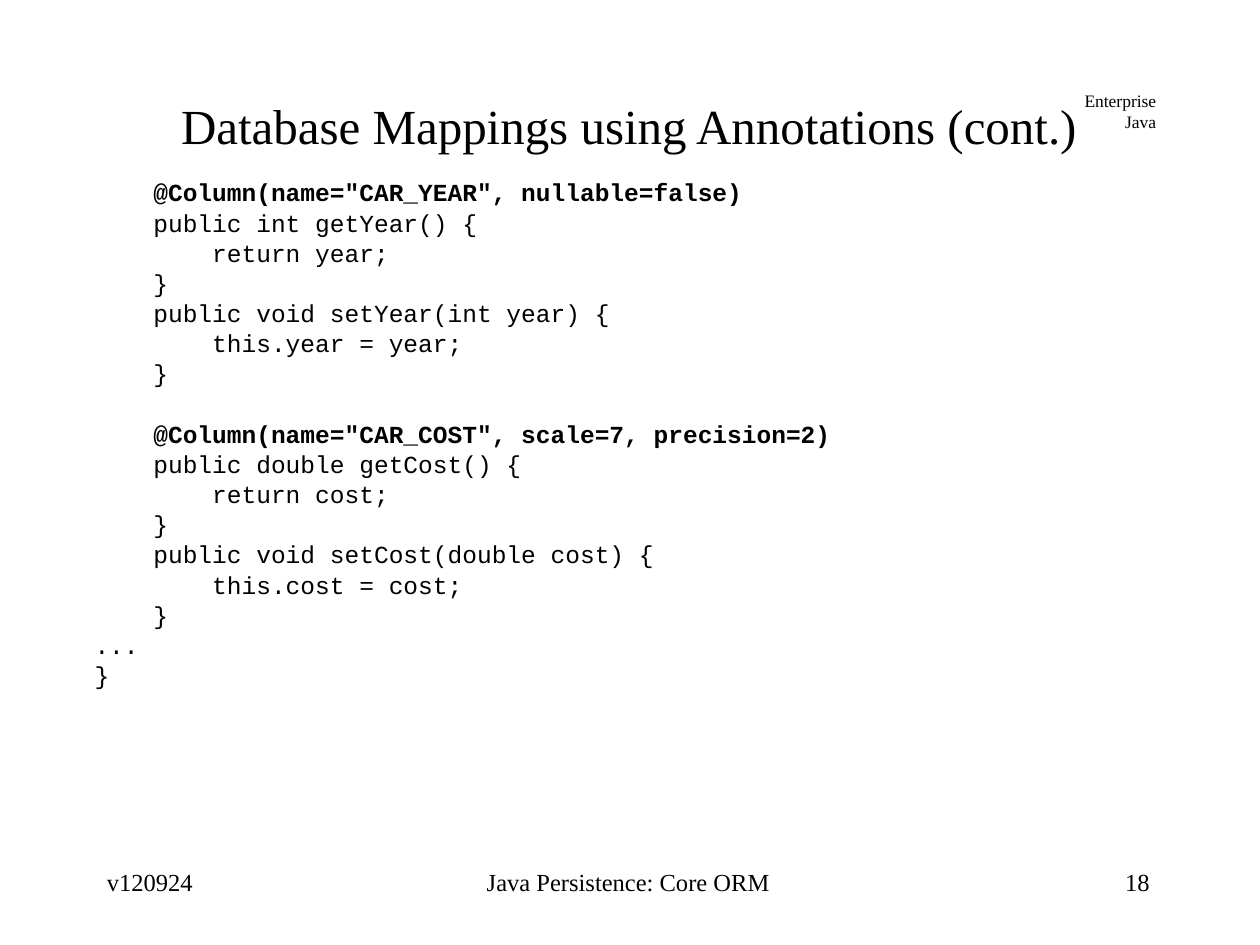
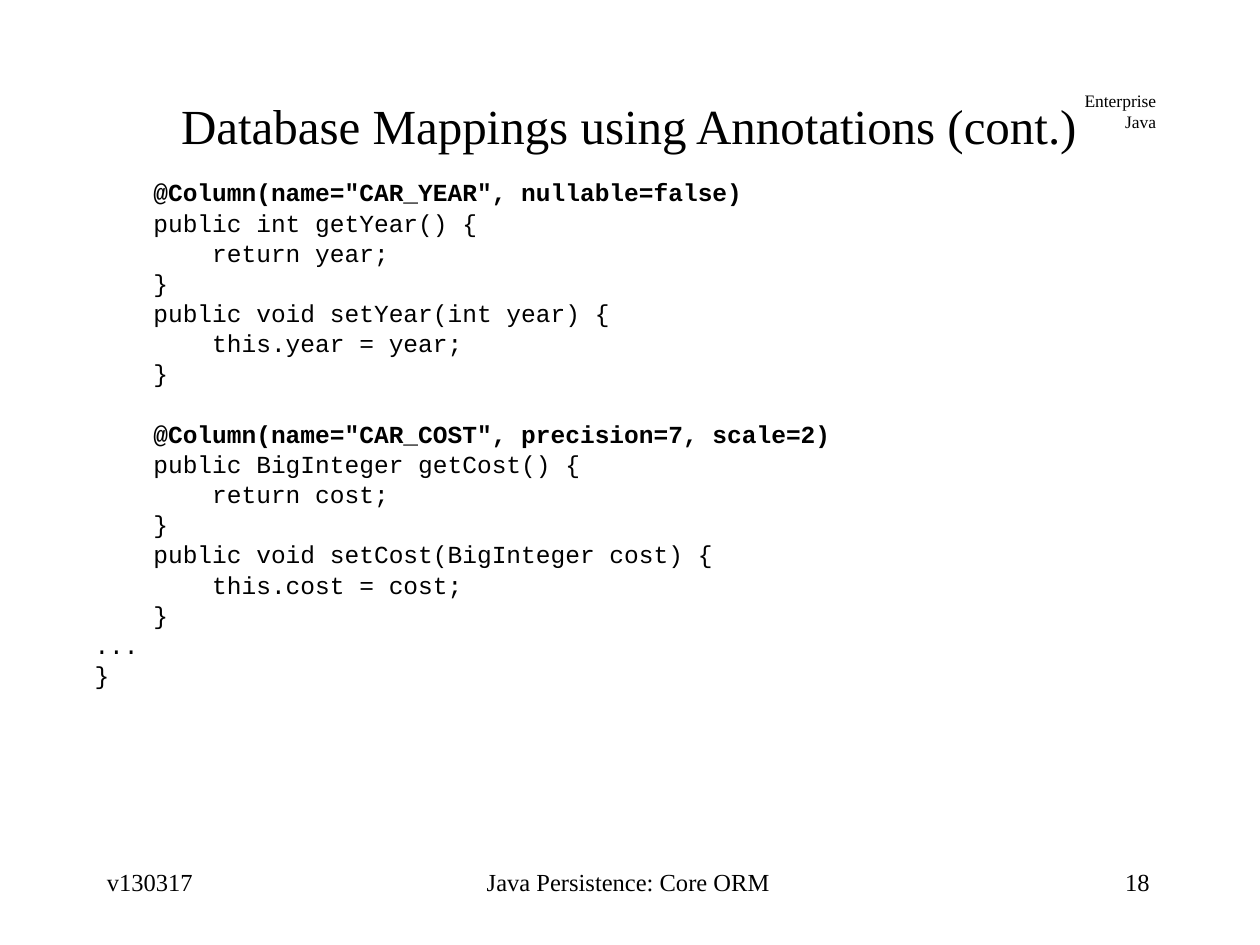
Before and after one commit to jcstaff/ejava-javaee, a slide deck: slide 18 of ormCore/src/site/resources/lectures/ormCore.ppt. Drawn at 1260x945 pixels with LibreOffice and Linux fonts; fonts in the diff are those of the drawing. Boxes give left, top, right and bottom in pixels: in the first picture for what was removed or moved away, otherwise in the second. Text is boxed around its words. In the diff, an @@ line names an element or a change of style, - is before the commit and + after.

Commit message:
added additional coverage of precision and scale

```diff
--- a/ormCore/src/site/resources/lectures/ormCore.ppt
+++ b/ormCore/src/site/resources/lectures/ormCore.ppt
@@ text at [153, 425, 830, 478]: text changed @@
-@Column(name="CAR_COST", scale=7, precision=2)
-public double getCost() {
+@Column(name="CAR_COST", precision=7, scale=2)
+public BigInteger getCost() {
@@ text at [153, 545, 683, 568]: text changed @@
-public void setCost(double cost) {
+public void setCost(BigInteger cost) {
@@ text at [107, 874, 193, 892]: text changed @@
-v120924
+v130317
```
Also in this commit, not shown: 96 other slides changed, 2 slides added.
